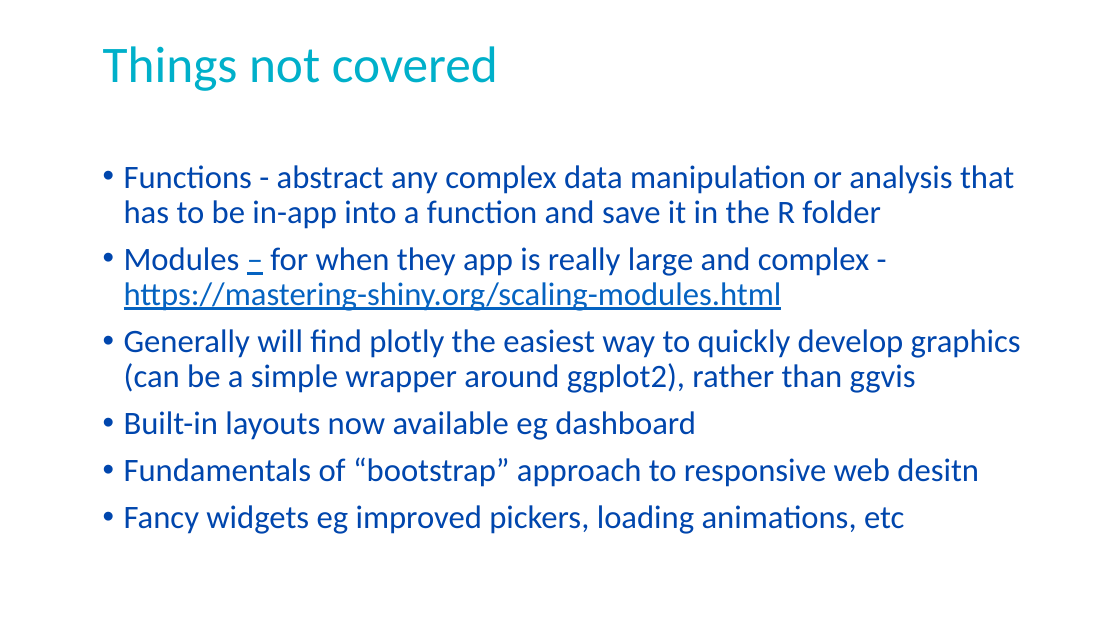
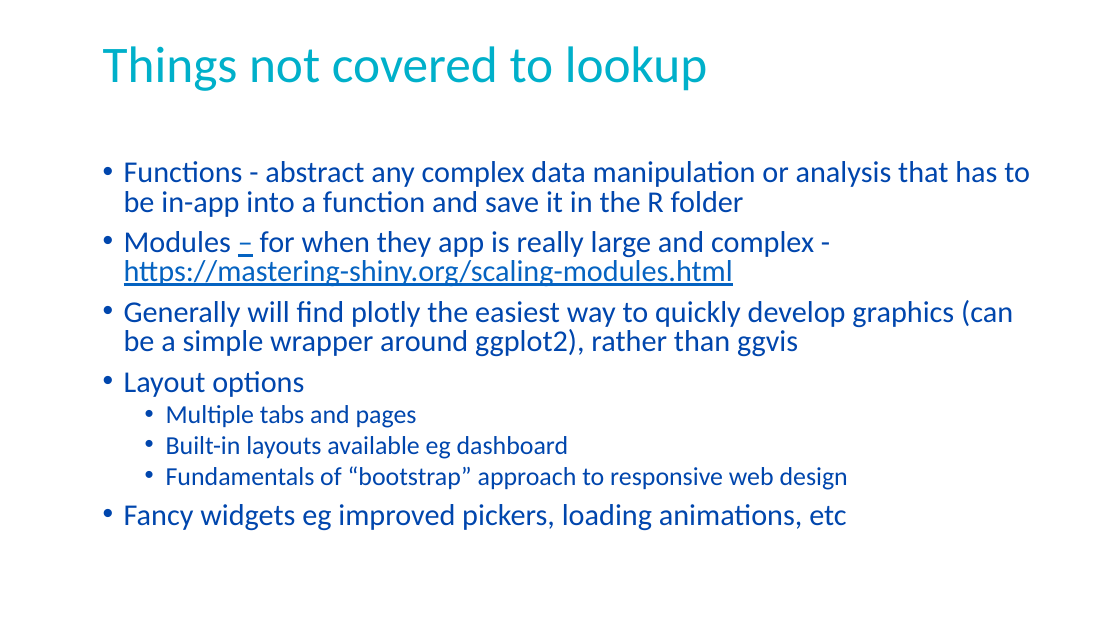
Before and after one commit to ellisp/shiny-multi-demo, a slide deck: slide 5 of doc/Building a Shiny app.pptx (slide 3 before the commit). Drawn at 1120x630 pixels with LibreOffice and Linux fonts; fonts in the diff are those of the drawing; background and template pictures are left out. Boxes give left, top, right and bottom in pixels: in the first picture for what was removed or moved away, otherwise in the second. Text is boxed around its words. In the diff, an @@ line names an element or a change of style, - is before the commit and + after.

Commit message:
add more general principles to ppt

```diff
--- a/doc/Building a Shiny app.pptx
+++ b/doc/Building a Shiny app.pptx
@@ title at box(103, 46, 707, 91): text changed @@
-Things not covered
+Things not covered to lookup
@@ text at box(124, 161, 1030, 531): size 28 to 25.9 pt in "Functions - abstract any complex data manipulation ...", "Modules – for when they app is ...", "Generally will find plotly the easiest way ...", "Fancy widgets eg improved pickers, loading animations, ..."; line spacing 0.9 to 0.8 @@
@@ text at box(124, 371, 848, 490): text changed; size 28 to 22.2 pt @@
-• Built-in layouts now available eg dashboard
-• Fundamentals of “bootstrap” approach to responsive web desitn
+• Layout options
+  • Multiple tabs and pages
+  • Built-in layouts available eg dashboard
+  • Fundamentals of “bootstrap” approach to responsive web design
```
Also in this commit, not shown: 1 other slide changed, 2 slides added.
